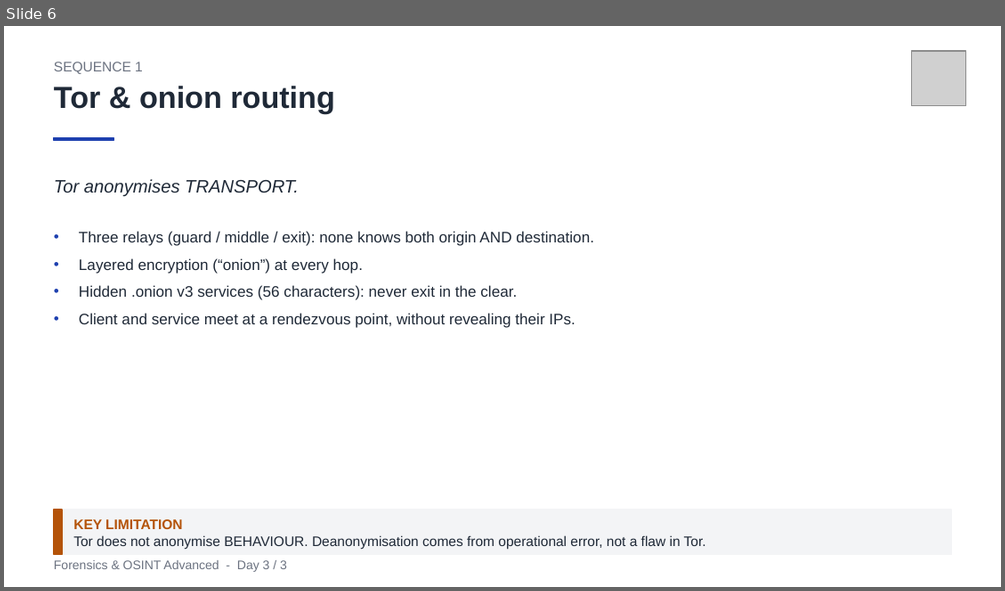
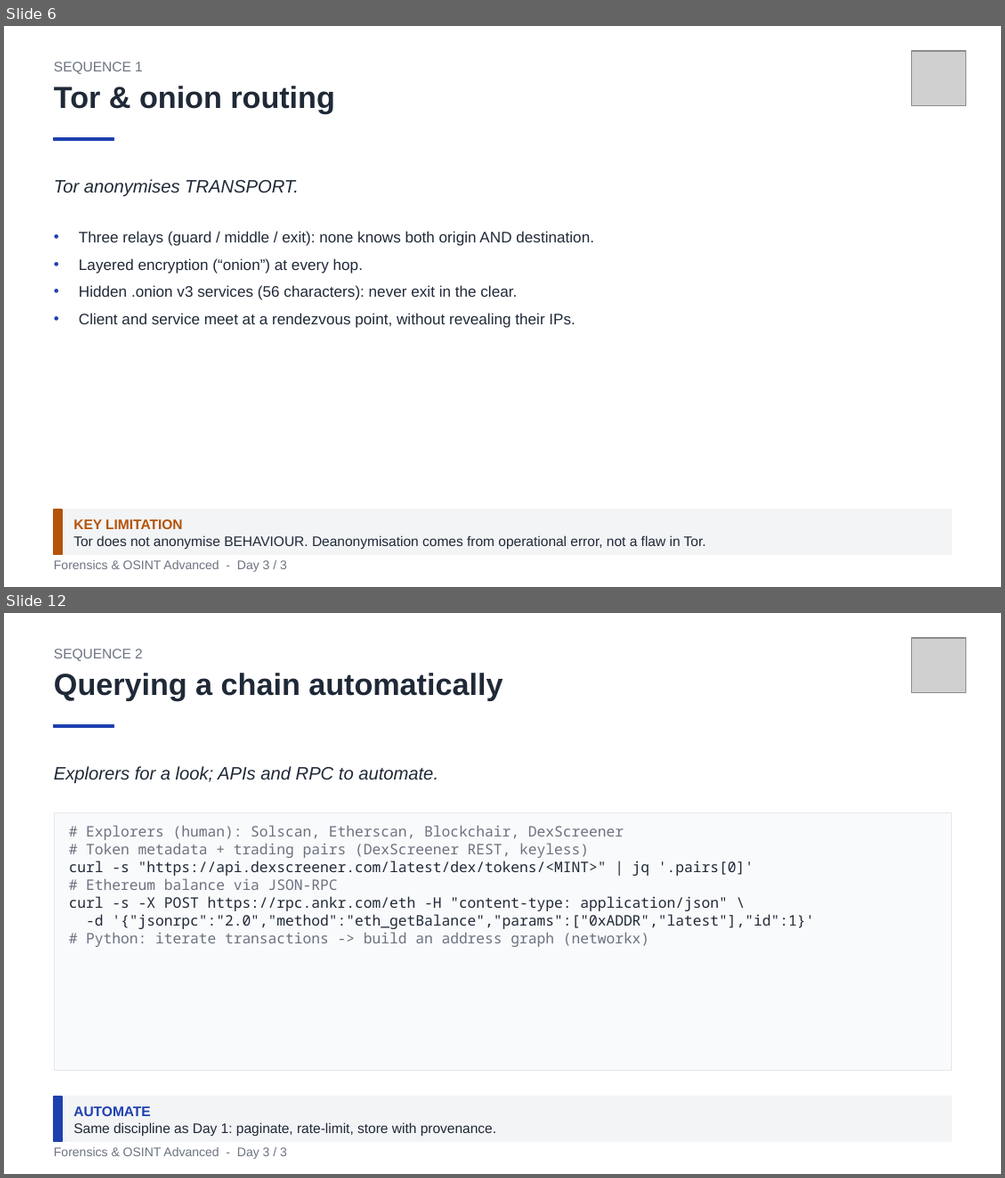
Before and after one commit to clemdepernet/osint-advanced-labs, a slide deck: Day_3/Day_3_Dark_Web_Crypto_And_Capstone.pptx. Shown one above the other, each under a label of ours: slide 6 before the commit, slides 6 and 12 after it; the slides between them are not shown. The pictures are 1005x591 and 1005x1178 pixels, drawn with LibreOffice and Linux fonts; fonts in the diff are those of the drawing; grey boxes stand for pictures. Boxes give left, top, right and bottom in pixels: in the first picture for what was removed or moved away, otherwise in the second. Text is boxed around its words. In the diff, an @@ line names an element or a change of style, - is before the commit and + after.

```diff
--- a/Day_3/Day_3_Dark_Web_Crypto_And_Capstone.pptx
+++ b/Day_3/Day_3_Dark_Web_Crypto_And_Capstone.pptx
@@ slide 12 added at <box>4,613,1001,1174</box>, background #FFFFFF @@
@@ picture added at <box>911,638,966,693</box> @@
@@ text added at <box>54,649,143,661</box>, 10 pt, text #6B7280 @@
+SEQUENCE 2
@@ text added at <box>54,673,502,700</box>, 22 pt, text #1F2937, bold @@
+Querying a chain automatically
@@ rectangle added at <box>54,724,113,728</box>, fill #1E40AF, outline #1E40AF 1 pt @@
@@ text added at <box>54,766,438,784</box>, 13 pt, text #1F2937, italic @@
+Explorers for a look; APIs and RPC to automate.
@@ rectangle added at <box>54,812,951,1070</box>, fill #F9FAFB, outline #E5E7EB 0.5 pt @@
@@ text added at <box>69,825,814,947</box>, 10.5 pt, text #1F2937 @@
+# Explorers (human): Solscan, Etherscan, Blockchair, DexScreener
+# Token metadata + trading pairs (DexScreener REST, keyless)
+curl -s "https://api.dexscreener.com/latest/dex/tokens/<MINT>" | jq '.pairs[0]'
+# Ethereum balance via JSON-RPC
+curl -s -X POST https://rpc.ankr.com/eth -H "content-type: application/json" \
+-d '{"jsonrpc":"2.0","method":"eth_getBalance","params":["0xADDR","latest"],"id":1}'
+# Python: iterate transactions -> build an address graph (networkx)
@@ rectangle added at <box>54,1096,951,1142</box>, fill #F3F4F6, outline #F3F4F6 1 pt @@
@@ rectangle added at <box>54,1096,62,1142</box>, fill #1E40AF, outline #1E40AF 1 pt @@
@@ text added at <box>73,1106,150,1116</box>, 10 pt, text #1E40AF, bold @@
+AUTOMATE
@@ text added at <box>73,1122,496,1135</box>, 10 pt, text #1F2937 @@
+Same discipline as Day 1: paginate, rate-limit, store with provenance.
@@ text added at <box>54,1147,287,1159</box>, 9 pt, text #6B7280 @@
+Forensics & OSINT Advanced - Day 3 / 3
```
Also in this commit, not shown: 10 slides changed, 17 other slides added, 14 slides removed, 36 other files.
